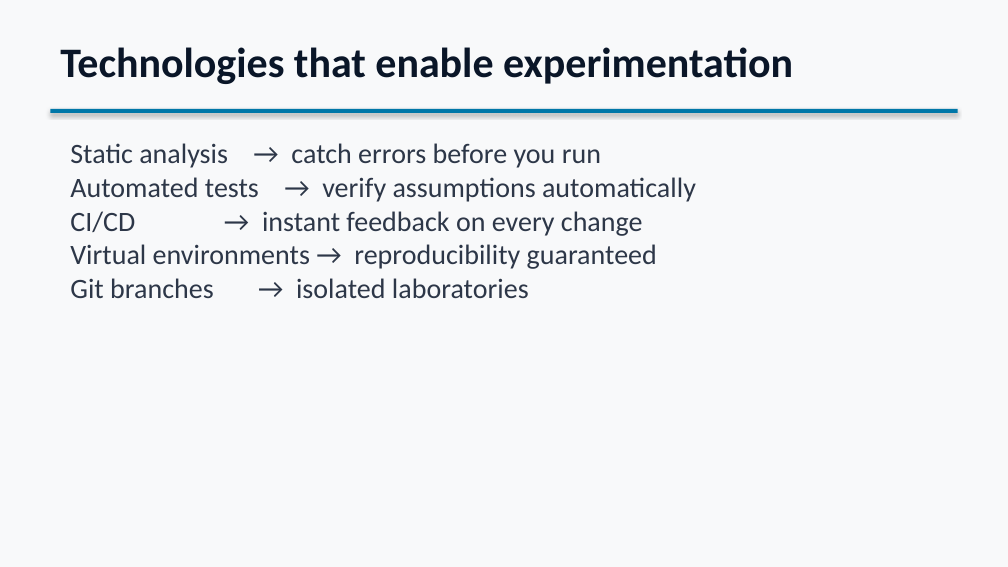
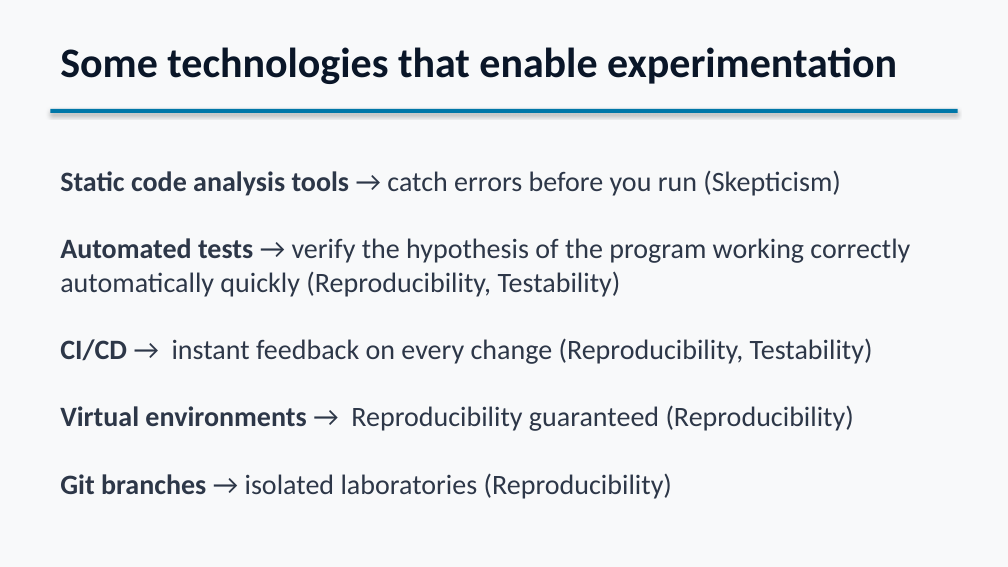
Before and after one commit to sefop/sefop-training-hub, a slide deck: slide 21 of workshops/2026-06-29-purdue/Purdue_Workshop.pptx (slide 11 before the commit). Drawn at 1008x567 pixels with LibreOffice and Linux fonts; fonts in the diff are those of the drawing. Boxes give left, top, right and bottom in pixels: in the first picture for what was removed or moved away, otherwise in the second. Text is boxed around its words. In the diff, an @@ line names an element or a change of style, - is before the commit and + after.

```diff
--- a/workshops/2026-06-29-purdue/Purdue_Workshop.pptx
+++ b/workshops/2026-06-29-purdue/Purdue_Workshop.pptx
@@ text at (x1=60, y1=47, x2=897, y2=84): text changed @@
-Technologies that enable experimentation
+Some technologies that enable experimentation
@@ text at (x1=60, y1=171, x2=910, y2=499): text changed @@
-Static analysis → catch errors before you run
-Automated tests → verify assumptions automatically
-CI/CD → instant feedback on every change
-Virtual environments → reproducibility guaranteed
-Git branches → isolated laboratories
+Static code analysis tools → catch errors before you run (Skepticism)
+Automated tests → verify the hypothesis of the program working correctly automatically quickly (Reproducibility, Testability)
+CI/CD → instant feedback on every change (Reproducibility, Testability)
+Virtual environments → Reproducibility guaranteed (Reproducibility)
+Git branches → isolated laboratories (Reproducibility)
```
Also in this commit, not shown: 6 other slides changed, 10 slides added, 1 slide removed.
